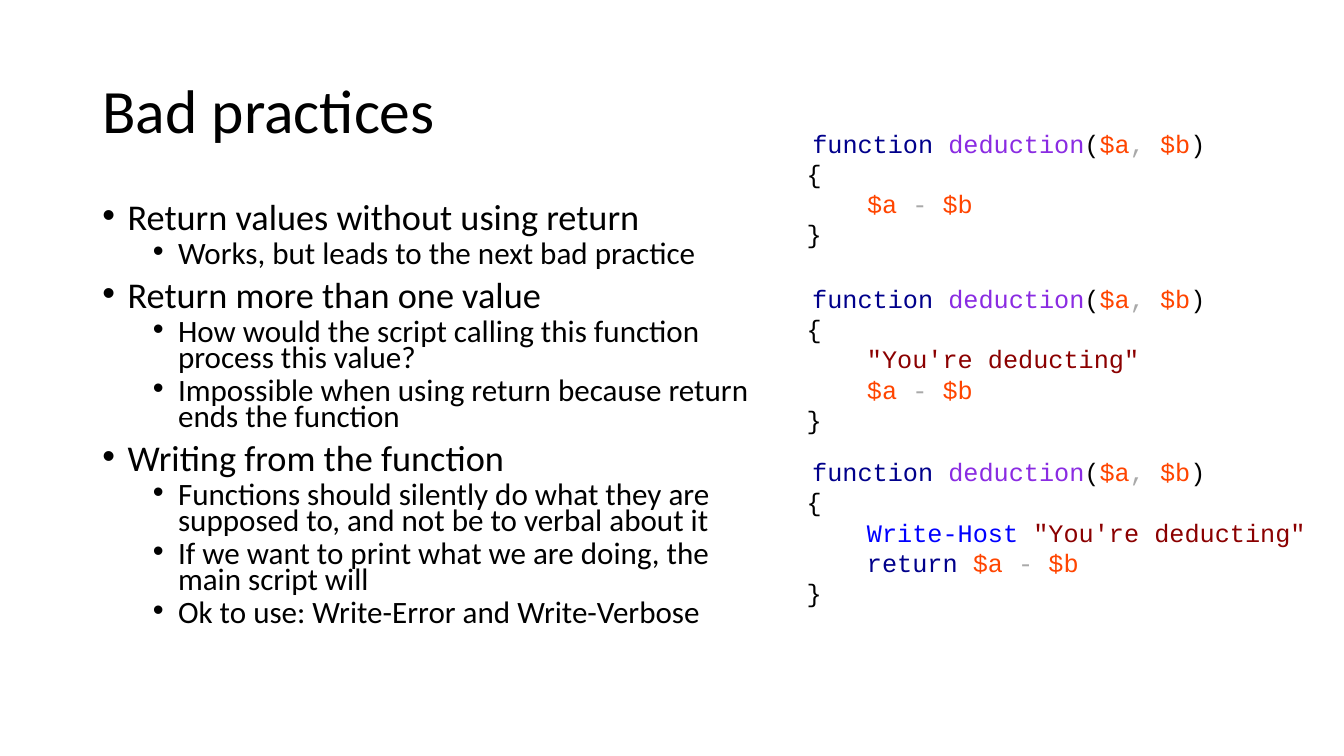
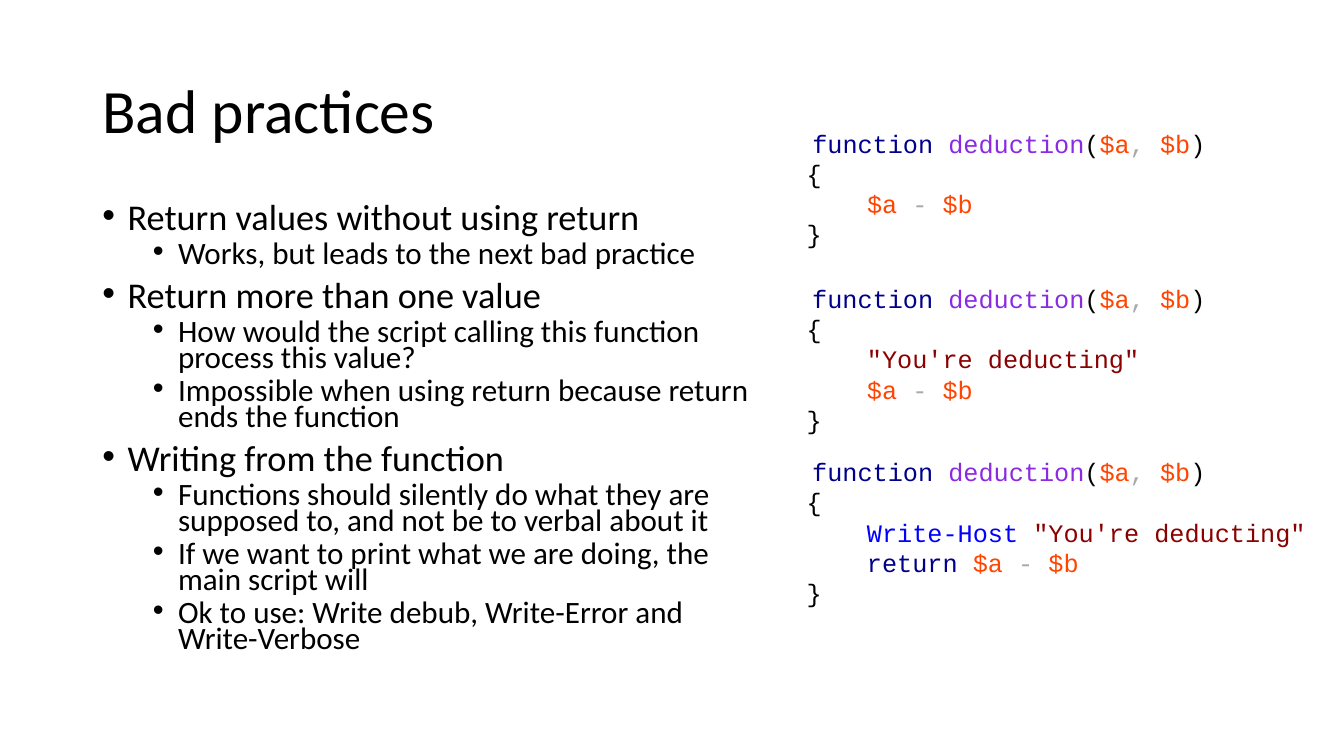
Before and after one commit to mjochen/PS-Basic-course, a slide deck: slide 21 of 3 - On scripts.pptx. Drawn at 1344x756 pixels with LibreOffice and Linux fonts; fonts in the diff are those of the drawing. Boxes give left, top, right and bottom in pixels: in the first picture for what was removed or moved away, otherwise in the second. Text is boxed around its words. In the diff, an @@ line names an element or a change of style, - is before the commit and + after.

```diff
--- a/3 - On scripts.pptx
+++ b/3 - On scripts.pptx
@@ text at box(178, 601, 683, 650): text changed @@
-  • Ok to use: Write-Error and Write-Verbose
+  • Ok to use: Write debub, Write-Error and
+    Write-Verbose
```
Also in this commit, not shown: 1 other file.
